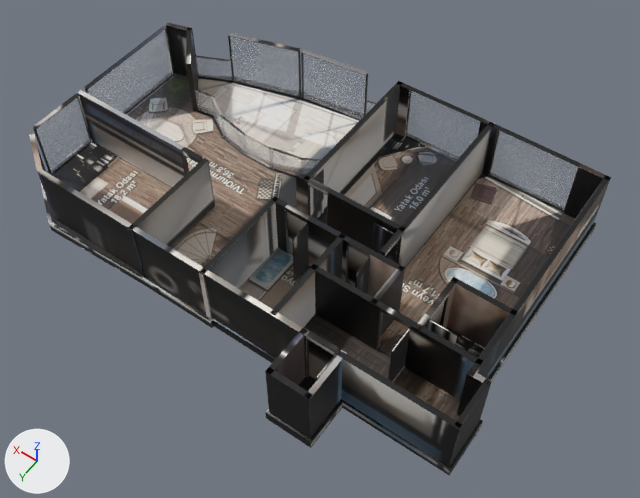
Two versions of the glTF model akasya-3d/kent-23/model.glb, one commit apart.
Rendered twice from a 50 mm lens placed at (-11.56, 14.8, 22.83), pointed at (-1.24, 0.36, 0.14). The lights are fixed; the arrows at lower left show +X, +Y and +Z. The older version comes first. Where no turn or scale is listed for an object, it has been applied to the vertices. Vertices at exactly the same position are counted once.
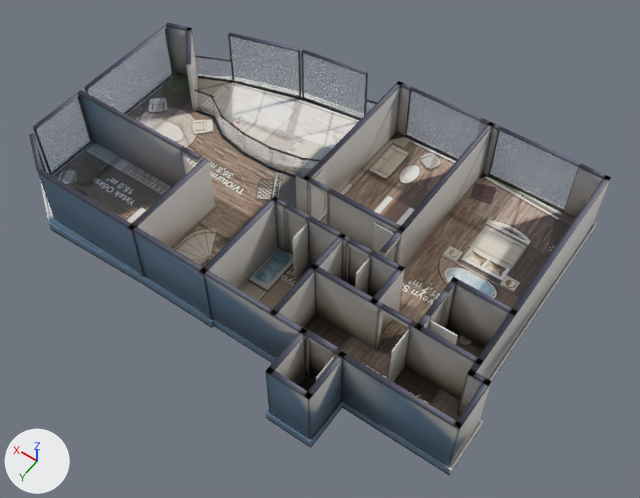
What differs and where, as boxes (x1, y1, x2, y2) in the pictures (640 x 498 px):
'Mesh_0', surface changed
    both: (29, 23, 611, 475)
part 1 of me_mesh_0, reshaped (mostly hidden)
    before: (40, 93, 589, 381)
    after: (225, 137, 482, 267)
part 2 of me_mesh_0, surface changed
    both: (29, 23, 611, 475)

What changed in the scene script:
```text
Change mat_baked:
    where n3 = _N.new('ShaderNodeMapping'); n3.name = 'Mapping'
    n3.inputs[1].default_value: (0.0012, -14.97, 0.0) -> (0.00115, -14.97, 0.0)  # 'Location'
    n3.inputs[3].default_value: (15.94, 15.97, 1.0) -> (15.91, 15.97, 1.0)  # 'Scale'
Change me_mesh_0:
    used by ob_mesh_0; location = (-8.54, 5.99, -0.36)
    remove me_mesh_0.from_pydata(...)  # 3214 vertices, 5896 faces; spans x 0.0..17.2, y -12.0..0.0, z 0.0..2.6
    add me_mesh_0.from_pydata(...)  # 2608 vertices, 4684 faces; spans x 0.0..17.2, y -12.0..0.0, z 0.0..2.6
    me_mesh_0 part 1: 11 vertices moved within x 4.0..17.1, y -8.6..-3.6, z 0.0..0.4; 600 vertices removed from x 0.5..17.1, y -11.9..-1.5, z 0.0..0.4
    me_mesh_0 part 2: 2350 kept faces spanning x 0.0..17.2, y -12.0..0.0, z 0.0..2.6 get new texture (UV) coordinates
    other edits to the shape of me_mesh_0 do not show in these pictures
```
